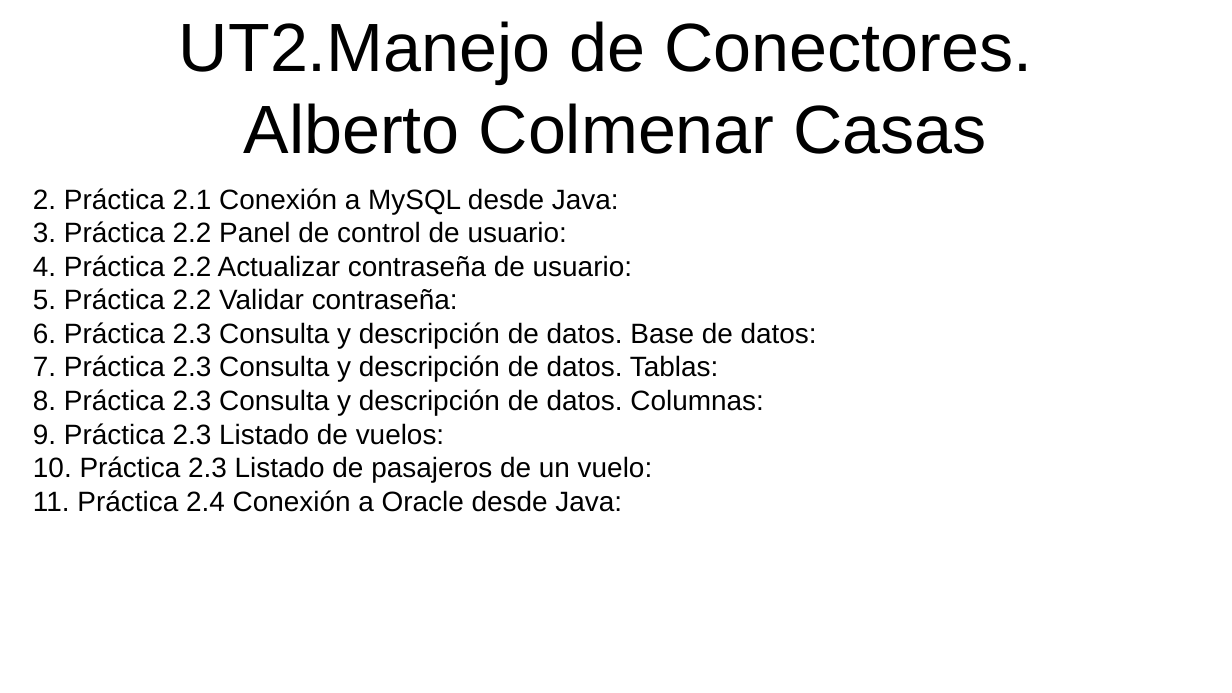
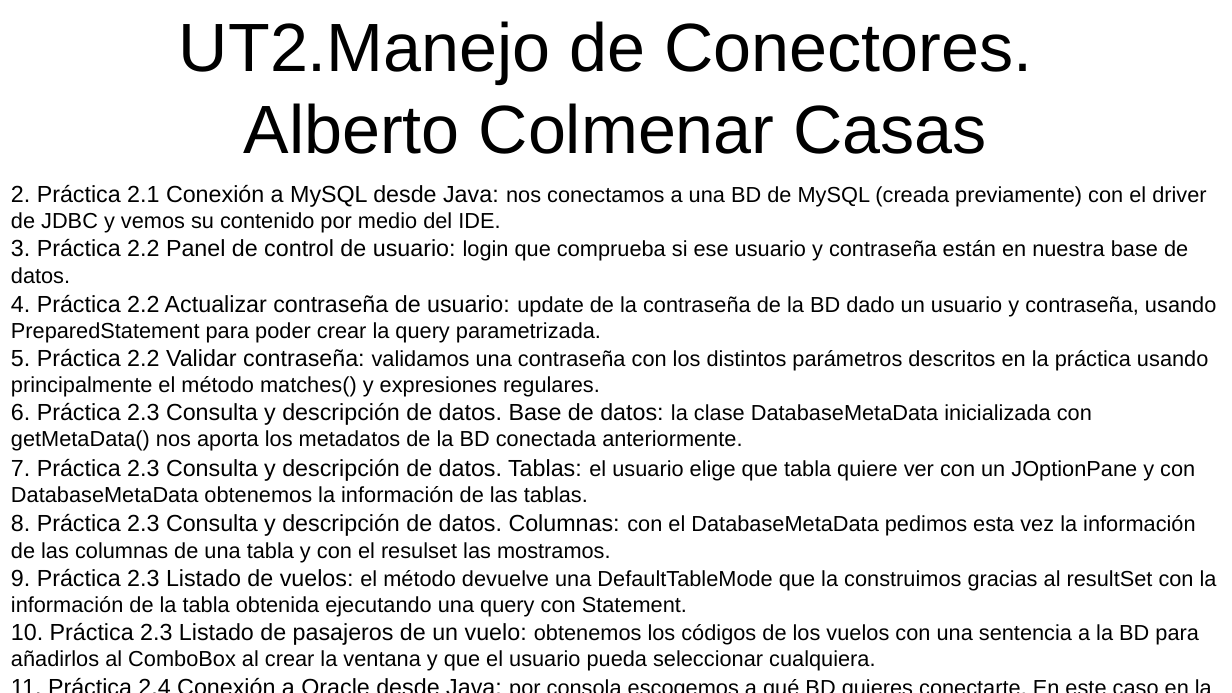
Before and after one commit to AlberHanibal/Datos, a slide deck: slide 1 of ProyectosDatos/Presentación BD/Colmenar_Casas_Alberto_ActividadBDR.odp. Drawn at 1232x693 pixels with LibreOffice and Linux fonts; fonts in the diff are those of the drawing. Boxes give left, top, right and bottom in pixels: in the first picture for what was removed or moved away, otherwise in the second. Text is boxed around its words. In the diff, an @@ line names an element or a change of style, - is before the commit and + after.

Commit message:
presentacion

```diff
--- a/ProyectosDatos/Presentación BD/Colmenar_Casas_Alberto_ActividadBDR.odp
+++ b/ProyectosDatos/Presentación BD/Colmenar_Casas_Alberto_ActividadBDR.odp
@@ text at bbox=[11, 185, 1217, 671]: text changed; size 18 to 14 pt @@
-2. Práctica 2.1 Conexión a MySQL desde Java:
-3. Práctica 2.2 Panel de control de usuario:
-4. Práctica 2.2 Actualizar contraseña de usuario:
-5. Práctica 2.2 Validar contraseña:
-6. Práctica 2.3 Consulta y descripción de datos. Base de datos:
-7. Práctica 2.3 Consulta y descripción de datos. Tablas:
-8. Práctica 2.3 Consulta y descripción de datos. Columnas:
-9. Práctica 2.3 Listado de vuelos:
-10. Práctica 2.3 Listado de pasajeros de un vuelo:
-11. Práctica 2.4 Conexión a Oracle desde Java:
+2. Práctica 2.1 Conexión a MySQL desde Java: nos conectamos a una BD de MySQL (creada previamente) con el driver de JDBC y vemos su contenido por medio del IDE.
+3. Práctica 2.2 Panel de control de usuario: login que comprueba si ese usuario y contraseña están en nuestra base de datos.
+4. Práctica 2.2 Actualizar contraseña de usuario: update de la contraseña de la BD dado un usuario y contraseña, usando PreparedStatement para poder crear la query parametrizada.
+5. Práctica 2.2 Validar contraseña: validamos una contraseña con los distintos parámetros descritos en la práctica usando principalmente el método matches() y expresiones regulares.
+6. Práctica 2.3 Consulta y descripción de datos. Base de datos: la clase DatabaseMetaData inicializada con getMetaData() nos aporta los metadatos de la BD conectada anteriormente.
+7. Práctica 2.3 Consulta y descripción de datos. Tablas: el usuario elige que tabla quiere ver con un JOptionPane y con DatabaseMetaData obtenemos la información de las tablas.
+8. Práctica 2.3 Consulta y descripción de datos. Columnas: con el DatabaseMetaData pedimos esta vez la información de las columnas de una tabla y con el resulset las mostramos.
+9. Práctica 2.3 Listado de vuelos: el método devuelve una DefaultTableMode que la construimos gracias al resultSet con la información de la tabla obtenida ejecutando una query con Statement.
+10. Práctica 2.3 Listado de pasajeros de un vuelo: obtenemos los códigos de los vuelos con una sentencia a la BD para añadirlos al ComboBox al crear la ventana y que el usuario pueda seleccionar cualquiera.
+11. Práctica 2.4 Conexión a Oracle desde Java: por consola escogemos a qué BD quieres conectarte. En este caso en la de Oracle cargamos su driver y nos conectamos a la BD que fue creada anteriormente.
```
Also in this commit, not shown: 8 other slides changed, 2 slides added, 2 slides removed, 3 other files.
